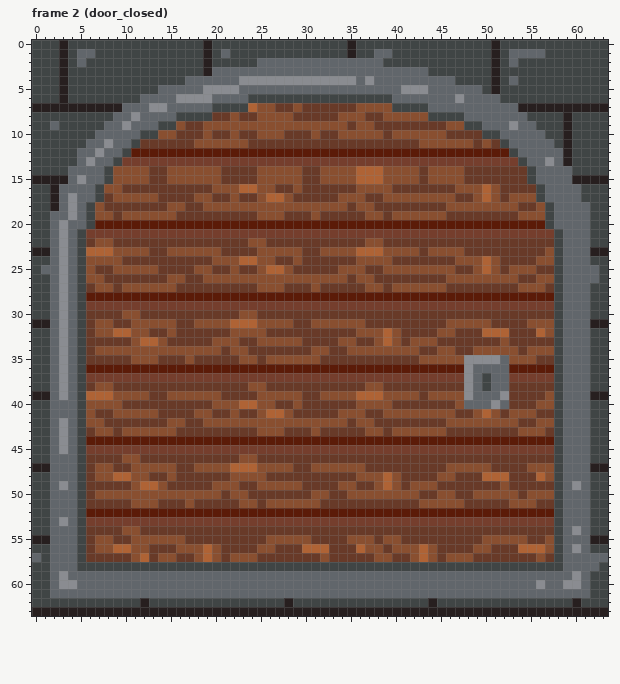
One commit to this pixel-art file: dist/img/tiles/bricks.aseprite. That is the earlier state.
64x64 pixels, 50 frames. Colours within 5 levels of each other are drawn and written as one. Shown: frame 2 (door_closed). The commit also changed other frames, which this record leaves out.
After the commit:
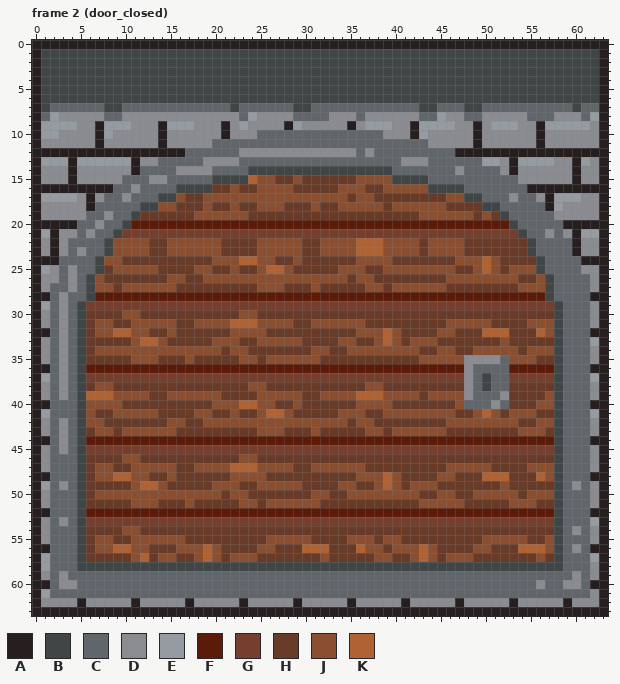
Palette (. is transparent): A #271f1f  B #404545  C #61666b  D #8a8c91  E #949ca1  F #5b1b08  G #753e2d  H #683a28  J #894f30  K #af6335
The edit:
Frame 2 (door_closed), layers "border", "tile":
y 0: x 0..2 BBB -> AAA; x 4..18 BBBBBBBBBBBBBBB -> AAAAAAAAAAAAAAA; x 20..34 BBBBBBBBBBBBBBB -> AAAAAAAAAAAAAAA; x 36..50 BBBBBBBBBBBBBBB -> AAAAAAAAAAAAAAA; x 52..63 BBBBBBBBBBBB -> AAAAAAAAAAAA
y 1: x 0 B -> A; x 3 A -> B; x 5..6 CC -> BB; x 19 A -> B; x 21 C -> B; x 35 A -> B; x 38..39 CC -> BB; x 51 A -> B; x 53..56 CCCC -> BBBB; x 63 B -> A
y 2: x 0 B -> A; x 3 A -> B; x 5 C -> B; x 19 A -> B; x 25..38 CCCCCCCCCCCCCC -> BBBBBBBBBBBBBB; x 51 A -> B; x 53 C -> B; x 63 B -> A
y 3: x 0 B -> A; x 3 A -> B; x 19..43 ACCCCCCCCCCCCCCCCCCCCCCCC -> BBBBBBBBBBBBBBBBBBBBBBBBB; x 51 A -> B; x 63 B -> A
y 4: x 0 B -> A; x 3 A -> B; x 17..46 CCCCCCDDDDDDDDDDDDDCDCCCCCCCCC -> BBBBBBBBBBBBBBBBBBBBBBBBBBBBBB; x 51 A -> B; x 53 C -> B; x 63 B -> A
y 5: x 0 B -> A; x 3 A -> B; x 14..49 CCCCCDDDDCCCCCCCCCCCCCCCCCCDDDCCCCCC -> BBBBBBBBBBBBBBBBBBBBBBBBBBBBBBBBBBBB; x 51 A -> B; x 63 B -> A
y 6: x 0 B -> A; x 3 A -> B; x 12..23 CCCCDDDDCCCC -> BBBBBBBBBBBB; x 40..51 CCCCCCCDCCCC -> BBBBBBBBBBBB; x 63 B -> A
y 7: x 1..9 AAAAAAAAA -> BCCCCCCBB; x 13..14 DD -> CC; x 20..21 BB -> CC; x 23..42 BKJJHHJHHHHHHJJJJBBB -> CCCCCCBBCCCCCCCCCCCC; x 44 C -> B; x 48..49 CC -> BB; x 54..62 AAAAAAAAA -> CCCCCCBCC
y 8: x 0..8 BBBBBBBBB -> ACEDDDDDC; x 10 C -> D; x 12..47 CCCCBBBBHHJHHJJJJHHHHHJJJHHJJJJJBBBB -> DDDDDDDDDDDCEDDDDCCCCDDDCDDDDDDCCEDD; x 50..63 CCCCCBBBBABBBB -> DDDDDCCCDDDCEA
y 9: x 0..63 BBCBBBBBCCDCCCBBJHHJJJJJJJJJJJJJJJJHJJHHHHHHHHJJBBCCCDCCBBBABBBB -> AEEEEDDAEEEDDDAEEEDDDADEDDDDAEDDDDDADEEEDDAEEEEDDADEEEDDAEEEEEDA
y 10: x 0..63 BBBBBBBCCCCCBBJJHHHJHHJHHJJJHHHJHHJJJJJHJJJJJJHHHHBBCCCCCBBABBBB -> AEEDDDDAEDDDDDADDDDDDADDDCCCCCCCCCCCCCCDDDAEDDDDDADDDDDDADDDDDDA
y 11: x 0..7 BBBBBBCC -> ADDDDDDA; x 9..63 CCBHHHHHHJJJJJJHHHHHHHHHHHHHHHHHHHJJJJJJHJHBCCCCCBABBBB -> DDDDDADDDDDCCCCCCCCCCCCCCCCCCCCCCCCDDDDDADDDDDDADDDDDDA
y 12: x 0..58 BBBBBCCDCCBFFFFFFFFFFFFFFFFFFFFFFFFFFFFFFFFFFFFFFFFFFBCCCCC -> AAAAAAAAAAAAAAAAACCCCCCDDDDDDDDDDDDDCDCCCCCCCCCAAAAAAAAAAAA; x 60..63 BBBB -> AAAA
y 13: x 0..63 BBBBBCDCCBGGGGGGGGGGGGGGGGGGGGGGGGGGGGGGGGGGGGGGGGGGGGBCCDCABBBB -> AEEEAEEEEEEADDCCCCCDDDDCCCCCCCCCCCCCCCCCCDDDCCCCCCEEDAEEEEDDAEDA
y 14: x 0..63 BBBBCCCCBJJJJHHJJJJJJHHHHJJJJJHHJJJJKKKJJJJHJJJJHHHHHHHBCCCCBBBB -> ADDDADDDDDDACCCCDDDDCCCCBBBBBBBBBBBBBBBBCCCCCCCDCCCCDADDDDDDADDA
y 15: x 1..4 AAAC -> DDDA; x 6..24 CCBJJJJHHJJJJJJHHHH -> DDDDCCCDDCCCCCBBBBK; x 27..28 JJ -> HH; x 32..38 JJJJKKK -> HHHHJJJ; x 40..59 JJJHJJJJHHHHHHHBCCCC -> BBBBCCCCCCCCCCDDDDDD; x 61..62 AA -> DD
y 16: x 0..1 BB -> AA; x 3..21 CCCCBJJHHHHHHHHHHJJ -> AAAAAACCDCCCCBBBBHH; x 23..24 KK -> HH; x 27..29 HHJ -> JJH; x 34..35 HH -> JJ; x 37..38 JJ -> HH; x 40..63 HHHHHHHJJJKJHHHHBCCCCBBB -> JJJJBBBBCCCCCCCAAAAAAAAA
y 17: x 0..16 BBACDCCBHJJJJJHHH -> AEEEEDADCCDCCCBBJ; x 18 J -> H; x 20..21 HH -> JJ; x 23..24 HH -> JJ; x 26..27 KK -> JJ; x 29..33 HHHHH -> JJJJJ; x 35 J -> H; x 37 H -> J; x 39..45 JJJJJJJ -> HHHHHHH; x 47..63 HHJKJHJJJBCCCCBBB -> JBBCCCDCCDAEEEDDA
y 18: x 0..3 BBAC -> ADDD; x 5..14 CBJHHHHHHH -> DACCCCCBBJ; x 16 J -> H; x 20..21 JJ -> HH; x 23..24 JJ -> HH; x 28..30 JJJ -> HHH; x 32..33 JJ -> HH; x 35 H -> J; x 38 H -> J; x 40..63 HHHHHHJJJJJJJJHHJBCCCCBB -> JJJJJJHHHHBBCCCCCAEDDDDA
y 19: x 0..3 BBCC -> ADDD; x 5..15 CBJJHJJJJJJ -> DCCDCCBHHHH; x 18..23 HHHHHH -> JJJJJJ; x 25..27 JJJ -> HHH; x 31 J -> H; x 37..38 JJ -> HH; x 40..42 JJJ -> HHH; x 46..48 HHH -> JJJ; x 50 H -> J; x 52..63 HHJJJBCCCCBB -> BCCCCCDDDDDA
y 20: x 0..4 BBCDC -> AAAAA; x 6..10 BFFFF -> CDCCB; x 53..57 FFFFB -> BCCCC; x 59..63 CCCBB -> AAAAA
y 21: x 0..2 BBC -> AEA; x 4..9 CBGGGG -> DCDCCB; x 54..63 GGGGBCCCBB -> BCCDCDAEEA
y 22: x 0..2 BBC -> ADA; x 5..12 BHJJHHHH -> CCCBJJJJ; x 15..20 HHHHHH -> JJJJJJ; x 24 J -> H; x 26..29 HHHH -> JJJJ; x 32..42 HHHHHJJHHHH -> JJJJKKKJJJJ; x 44..47 HHHH -> JJJJ; x 55..58 HHHB -> BCCC; x 60..63 CCBB -> ADDA
y 23: x 1..2 AC -> DA; x 5..8 BKKK -> DCCB; x 55..58 HHJB -> BCCC; x 60..62 CCA -> ADD
y 24: x 0..3 BBCD -> AAAC; x 5..7 BJJ -> CCB; x 56..58 JJB -> BCC; x 61..63 CBB -> AAA
y 25: x 0..7 BCCDCBJH -> AEDCDCCB; x 56..58 HHB -> BCC; x 61..63 CCB -> DDA
y 26: x 0..6 BBCDCBJ -> ADDCDCB; x 57..58 JB -> BC; x 62..63 CB -> DA
y 27: x 0..1 BB -> AD; x 3..6 DCBH -> CDCB; x 57..58 HB -> BC; x 62..63 BB -> DA
y 28: x 0..1 BB -> AA; x 5..6 BF -> CB; x 57..58 FB -> BC; x 62..63 BB -> AA
y 29: x 0..1 BB -> AE; x 62..63 BB -> DA
y 30: x 0..1 BB -> AD; x 62..63 BB -> DA
y 31: x 1 A -> D; x 62 A -> D
y 32: x 0..1 BB -> AA; x 62..63 BB -> AA
y 33: x 0..1 BB -> AD; x 62..63 BB -> EA
y 34..35: x 0..1 BB -> AD; x 62..63 BB -> DA
y 36: x 0..1 BB -> AA; x 62..63 BB -> AA
y 37: x 0..1 BB -> AE; x 62..63 BB -> EA
y 38: x 0..1 BB -> AD; x 62..63 BB -> DA
y 39: x 1 A -> D; x 62 A -> D
y 40: x 0..1 BB -> AA; x 62..63 BB -> AA
y 41: x 0..1 BB -> AE; x 62..63 BB -> EA
y 42..43: x 0..1 BB -> AD; x 62..63 BB -> DA
y 44: x 0..1 BB -> AA; x 62..63 BB -> AA
y 45..46: x 0..1 BB -> AD; x 62..63 BB -> DA
y 47: x 1 A -> D; x 62 A -> D
y 48: x 0..1 BB -> AA; x 62..63 BB -> AA
y 49: x 0..1 BB -> AE; x 62..63 BB -> DA
y 50..51: x 0..1 BB -> AD; x 62..63 BB -> DA
y 52: x 0..1 BB -> AA; x 62..63 BB -> AA
y 53: x 0..1 BB -> AD; x 62..63 BB -> EA
y 54: x 0..1 BB -> AD; x 62..63 BB -> DA
y 55: x 1 A -> D; x 62 A -> D
y 56: x 0..1 BB -> AA; x 62..63 BB -> AA
y 57: x 0..1 CB -> AE; x 62..63 CC -> EA
y 58: x 0..1 BB -> AE; x 62..63 CB -> DA
y 59: x 0..1 BB -> AD; x 62..63 BB -> DA
y 60: x 0..1 BB -> AA; x 62..63 BB -> AA
y 61: x 0..1 BB -> AE; x 62..63 BB -> DA
y 62: x 0..63 BBBBBBBBBBBBABBBBBBBBBBBBBBBABBBBBBBBBBBBBBBABBBBBBBBBBBBBBBABBB -> ADDDDADDDDDADDDDDADDDDDADDDDDADDDDDADDDDDADDDDDADDDDDADDDDDADDDA
